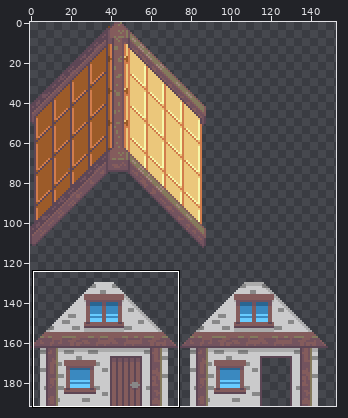
Pixel-art file, stored at art/buildings/CopperHouse.aseprite. Above, an overview of the earlier version with the close-up marked.
Close-up. First the earlier version:
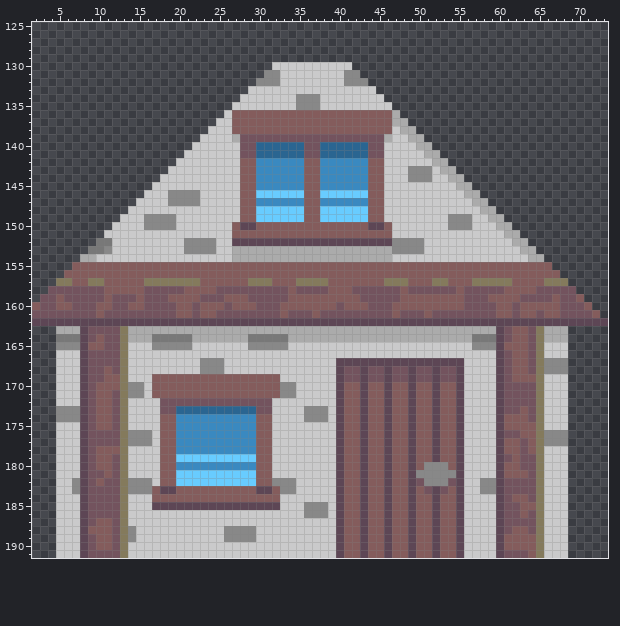
156x192 pixels, 1 frame. Colours within 5 levels of each other are drawn and written as one. Shown: x 2..73, y 125..191. The wide view leaves out empty margins. The commit also changed other parts of the picture, which this record leaves out.
The result:
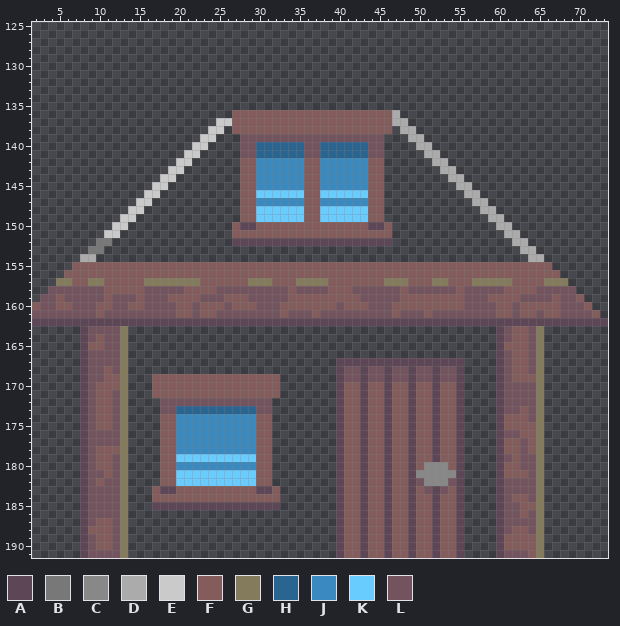
Palette (. is transparent): A #5d4655  B #787878  C #888888  D #ababab  E #cacacb  F #845c5c  G #847a5c  H #2a6591  J #3a89c0  K #68ccff  L #73535e
Changes in this commit:
layer "Walls" now hidden
Changed rows in their new state; - is an unchanged pixel.
first column x 10:
130 ----------------------..........----------------------
131 ---------------------............---------------------
132 --------------------..............--------------------
133 -------------------................-------------------
134 ------------------..................------------------
135 -----------------....................-----------------
136 ----------------.-------------------------------------
138 ----------------.--------------------.----------------
139 ---------------...------------------...---------------
140 --------------....------------------....--------------
141 -------------.....------------------.....-------------
142 ------------......------------------......------------
143 -----------.......------------------.......-----------
144 ----------........------------------........----------
145 ---------.........------------------.........---------
146 --------..........------------------..........--------
147 -------...........------------------...........-------
148 ------............------------------............------
149 -----.............------------------.............-----
150 ----.............--------------------.............----
151 ---..............--------------------..............---
152 --...............--------------------...............--
153 -....................................................-
154 ......................................................
first column x 5:
163 ...------..............................................------...
164 ...------..............................................------...
165 ...------..............................................------...
166 ...------..............................................------...
167 ...------..........................----------------....------...
168 ...------..........................----------------....------...
169 ...------...----------------.......----------------....------...
170 ...------...----------------.......----------------....------...
171 ...------...----------------.......----------------....------...
172 ...------....--------------........----------------....------...
173 ...------....--------------........----------------....------...
174 ...------....--------------........----------------....------...
175 ...------....--------------........----------------....------...
176 ...------....--------------........----------------....------...
177 ...------....--------------........----------------....------...
178 ...------....--------------........----------------....------...
179 ...------....--------------........----------------....------...
180 ...------....--------------........----------------....------...
181 ...------....--------------........----------------....------...
182 ...------....--------------........----------------....------...
183 ...------...----------------.......----------------....------...
184 ...------...----------------.......----------------....------...
185 ...------...----------------.......----------------....------...
186 ...------..........................----------------....------...
187 ...------..........................----------------....------...
188 ...------..........................----------------....------...
189 ...------..........................----------------....------...
190 ...------..........................----------------....------...
191 ...------..........................----------------....------...
Boxes around the changes in both close-ups, in picture pixels (x1, y1, x2, y2):
erased: (96, 62, 528, 262)
erased: (56, 326, 80, 558)
erased: (128, 326, 496, 558)
erased: (544, 326, 568, 558)
